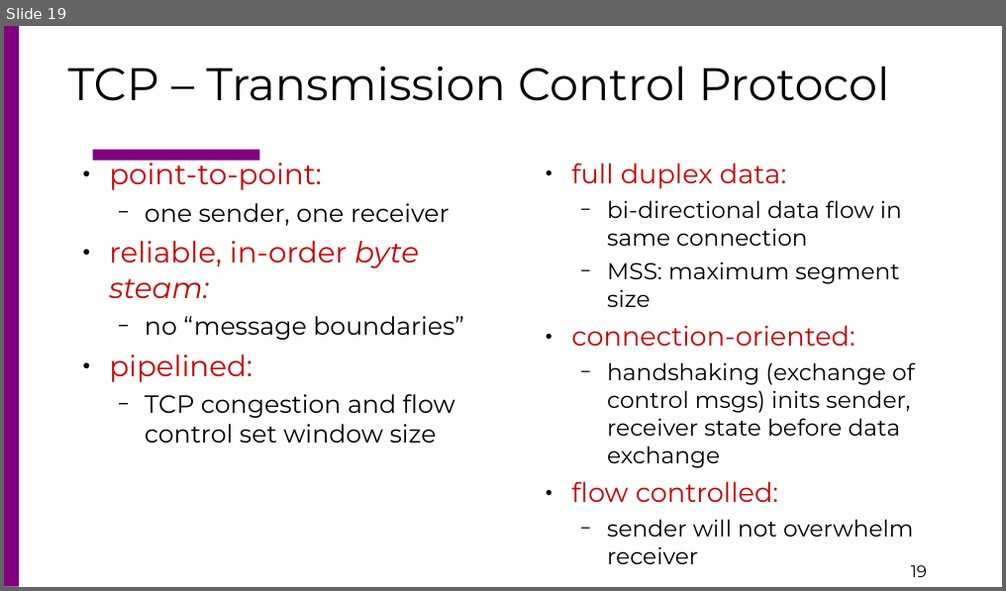
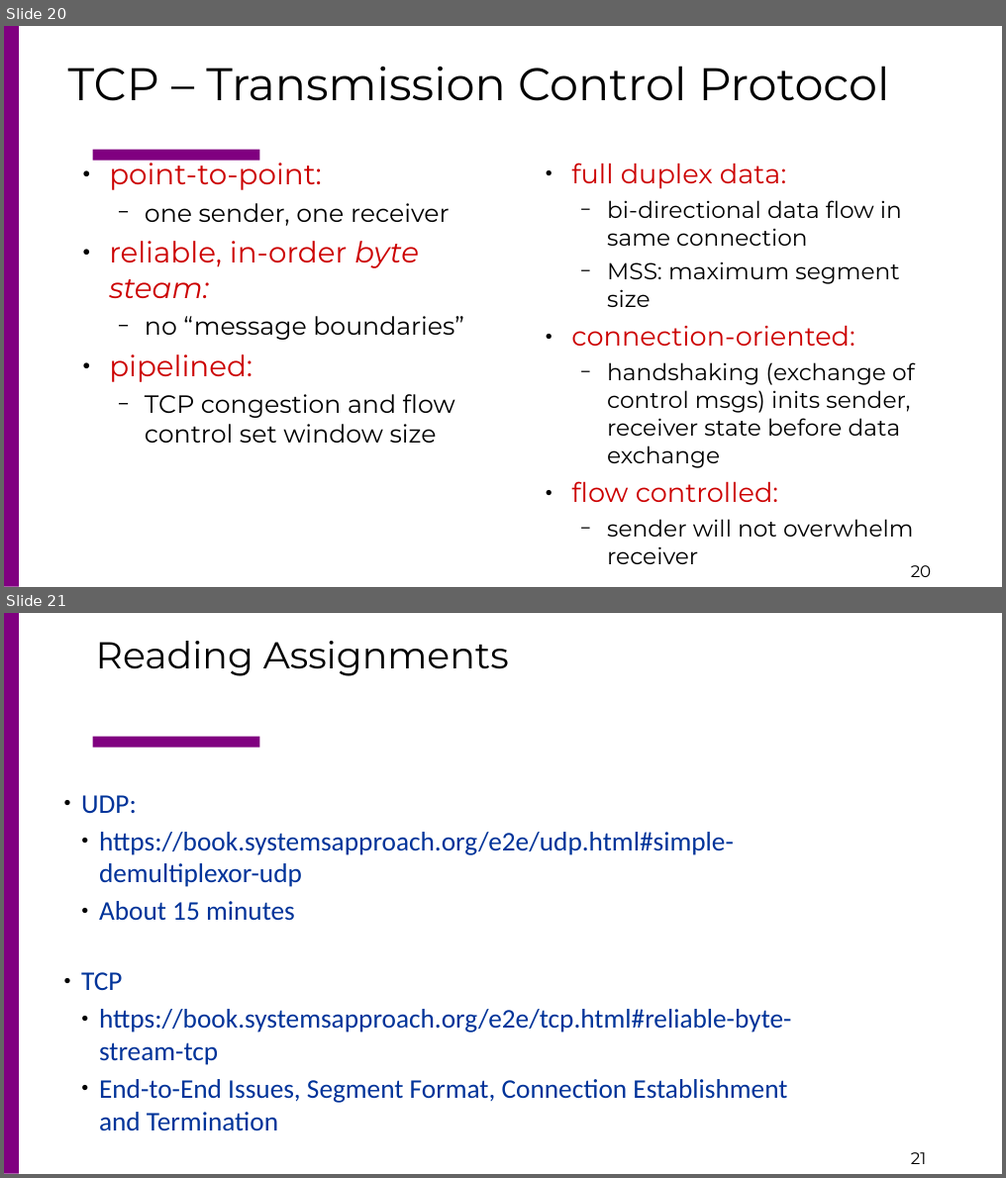
Before and after one commit to csc4200/csc4200.github.io, a slide deck: docs/lectures_source/class_slides-20.odp. Shown one above the other, each under a label of ours: slide 19 before the commit, slides 20 and 21 after it. The pictures are 1006x591 and 1006x1178 pixels, drawn with LibreOffice and Linux fonts; fonts in the diff are those of the drawing. Boxes give left, top, right and bottom in pixels: in the first picture for what was removed or moved away, otherwise in the second. Text is boxed around its words. In the diff, an @@ line names an element or a change of style, - is before the commit and + after.

```diff
--- a/docs/lectures_source/class_slides-20.odp
+++ b/docs/lectures_source/class_slides-20.odp
@@ slide 21 added at <box>4,613,1002,1174</box>, background #FFFFFF; not listed: 3 template elements that a slide beside it also shows @@
@@ title added at <box>96,641,509,676</box>, 36 pt, text #000000 @@
+Reading Assignments
@@ text added at <box>81,795,792,1132</box>, 26 pt, text #003399 @@
+● UDP:
+  ● https://book.systemsapproach.org/e2e/udp.html#simple-demultiplexor-udp
+  ● About 15 minutes
+● TCP
+  ● https://book.systemsapproach.org/e2e/tcp.html#reliable-byte-stream-tcp
+  ● End-to-End Issues, Segment Format, Connection Establishment and Termination
@@ what was slide 19 is now slide 20 @@
@@ page number at <box>911,566,932,577</box>: text changed @@
-19
+20
```
Also in this commit, not shown: 4 slides changed, 1 other slide added, 2 slides removed, 7 other files.
